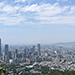
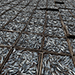
Revision of a layered w=75, h=75 image; what changed, layer by layer:
removed layer "圖層 2" over left=0, top=0, right=75, bottom=75
removed layer "圖層 1" over left=0, top=0, right=75, bottom=75
hid "15.1", moved it into group "群組 1", painted on it over left=0, top=0, right=75, bottom=75
hid "14.1", moved it into group "群組 1", painted on it over left=0, top=0, right=75, bottom=75
removed layer "13.2" over left=0, top=0, right=75, bottom=75
hid "13.1", moved it into group "群組 1", painted on it over left=0, top=0, right=75, bottom=75
hid "12.1", moved it into group "群組 1", painted on it over left=0, top=0, right=75, bottom=75
hid "11.2", moved it into group "群組 1", painted on it over left=0, top=0, right=75, bottom=75
hid "11.1", moved it into group "群組 1", painted on it over left=0, top=0, right=75, bottom=75
hid "10.1", moved it into group "群組 1", painted on it over left=0, top=0, right=75, bottom=75
removed layer "9.3" over left=0, top=0, right=75, bottom=75
hid "9.2", moved it into group "群組 1", painted on it over left=0, top=0, right=75, bottom=75
hid "9.1", moved it into group "群組 1", painted on it over left=0, top=0, right=75, bottom=75
hid "8.2", moved it into group "群組 1", painted on it over left=0, top=0, right=75, bottom=75
hid "8.1", moved it into group "群組 1", painted on it over left=0, top=0, right=75, bottom=75
removed layer "7.3" over left=0, top=0, right=75, bottom=75
removed layer "7.2" over left=0, top=0, right=75, bottom=75
hid "7.1", moved it into group "群組 1", painted on it over left=0, top=0, right=75, bottom=75
hid "6.1", moved it into group "群組 1", painted on it over left=0, top=0, right=75, bottom=75
hid "5.1", painted on it over left=0, top=0, right=75, bottom=75
hid "4.2", painted on it over left=0, top=0, right=75, bottom=75
hid "4.1", painted on it over left=0, top=0, right=75, bottom=75
hid "3.2", painted on it over left=0, top=0, right=75, bottom=75
…and 6 more changes (5 painted, 1 removed, 4 visibility)
